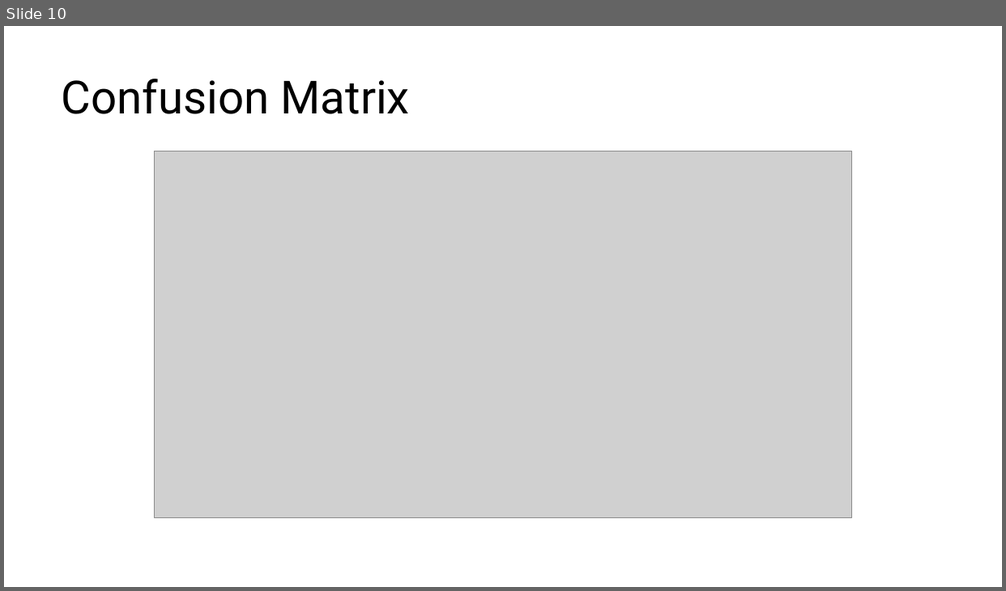
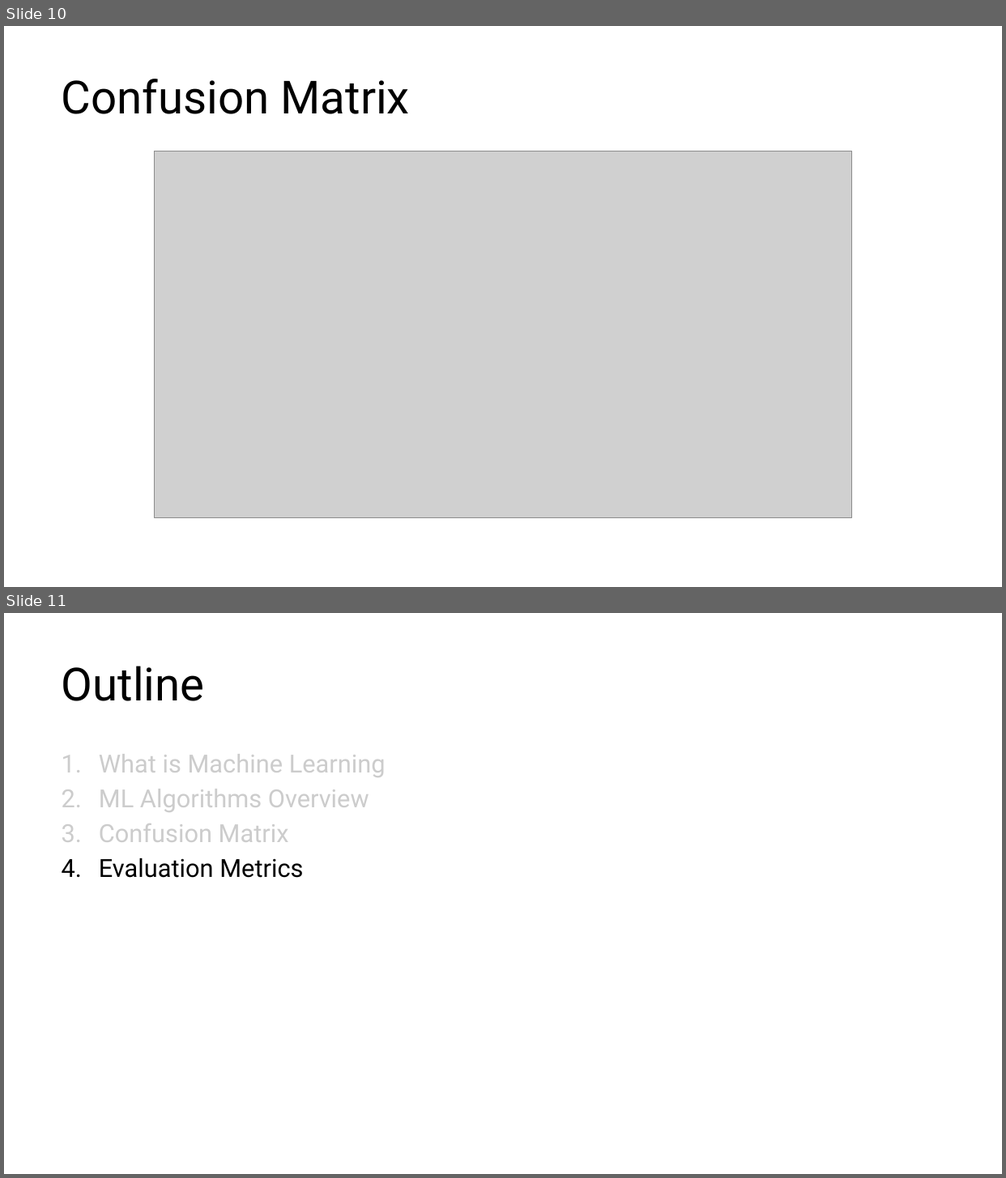
Before and after one commit to kershrita/Data-Science-Roadmap, a slide deck: slides/Session 07 - Machine Learning Overview.pptx. Shown one above the other, each under a label of ours: slide 10 before the commit, slides 10 and 11 after it. The pictures are 1006x591 and 1006x1178 pixels, drawn with LibreOffice and Linux fonts; fonts in the diff are those of the drawing; grey boxes stand for pictures. Boxes give left, top, right and bottom in pixels: in the first picture for what was removed or moved away, otherwise in the second. Text is boxed around its words. In the diff, an @@ line names an element or a change of style, - is before the commit and + after.

Commit message:
add evaluation metrics to the slides

```diff
--- a/slides/Session 07 - Machine Learning Overview.pptx
+++ b/slides/Session 07 - Machine Learning Overview.pptx
@@ slide 11 added at (4,613,1002,1174), background #FFFFFF @@
@@ title added at (62,666,205,701), 44 pt, text #000000 @@
+Outline
@@ text added at (99,754,386,878), 24 pt, text #CCCCCC @@
+1. What is Machine Learning
+2. ML Algorithms Overview
+3. Confusion Matrix
+4. Evaluation Metrics
```
Also in this commit, not shown: 4 slides changed, 2 other slides added.
